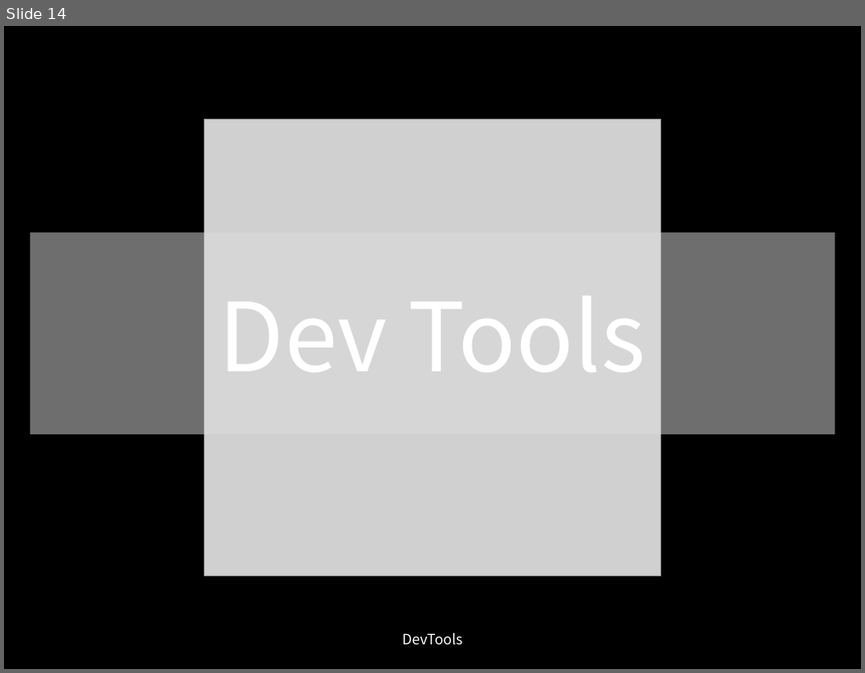
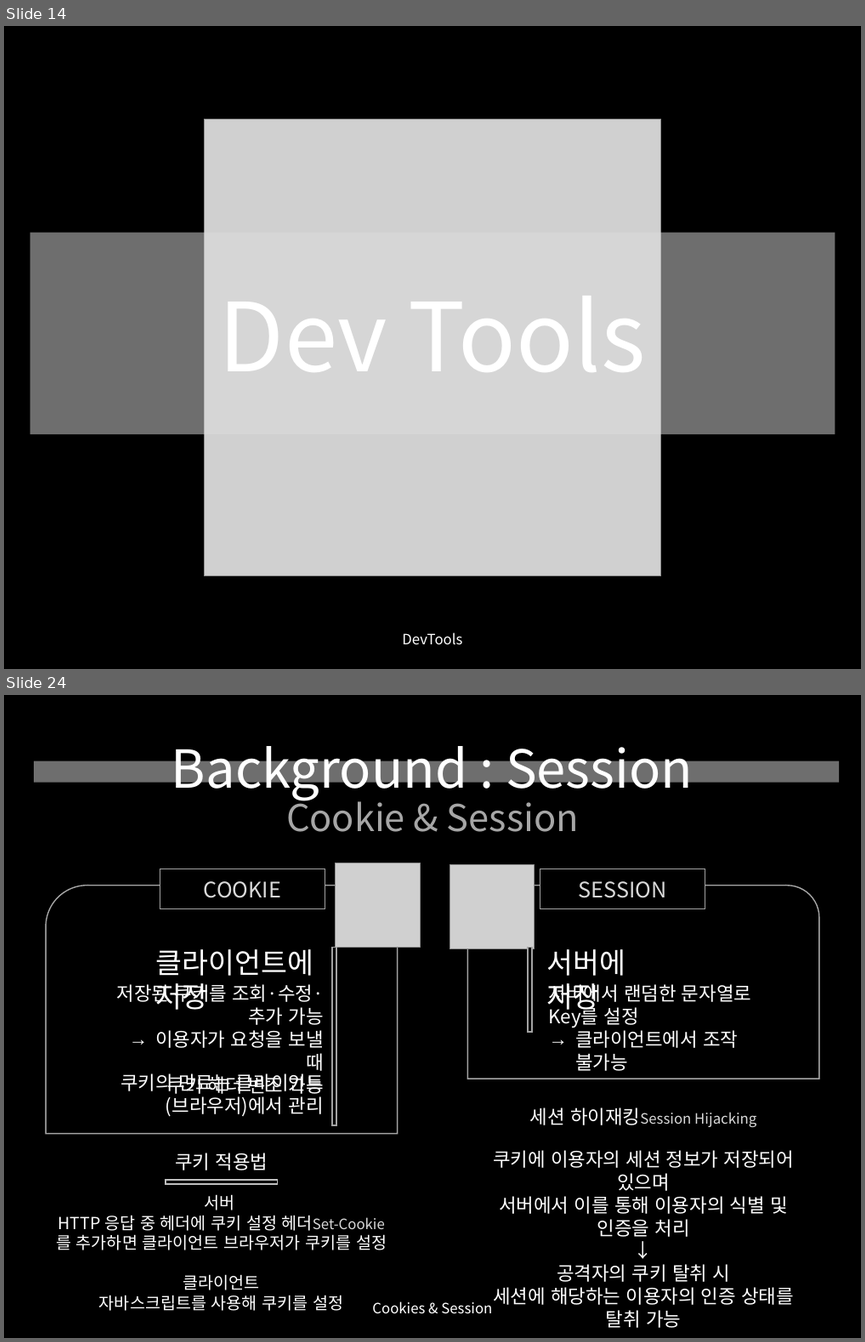
Before and after one commit to yusooo/Hacking, a slide deck: 웹해킹 정리.pptx. Shown one above the other, each under a label of ours: slide 14 before the commit, slides 14 and 24 after it; the slides between them are not shown. The pictures are 865x673 and 865x1342 pixels, drawn with LibreOffice and Linux fonts; fonts in the diff are those of the drawing; grey boxes stand for pictures. Boxes give left, top, right and bottom in pixels: in the first picture for what was removed or moved away, otherwise in the second. Text is boxed around its words. In the diff, an @@ line names an element or a change of style, - is before the commit and + after.

Commit message:
수정_3

```diff
--- a/웹해킹 정리.pptx
+++ b/웹해킹 정리.pptx
@@ slide 24 added at [4, 695, 861, 1338], background #000000 @@
@@ rectangle added at [34, 761, 839, 783], fill #DDDDDD at 50% opacity @@
@@ title added at [171, 746, 692, 832], 44 pt, text #FFFFFF @@
+Background : Session
+Cookie & Session
@@ rectangle added at [160, 869, 324, 909], fill #000000, outline #A3A3A3 1 pt, 18 pt, text #D9D9D9 @@
+COOKIE
@@ picture added at [336, 863, 420, 947] @@
@@ ellipse added at [336, 863, 421, 947], fill #000000 @@
@@ ellipse added at [444, 863, 529, 947], fill #000000 @@
@@ picture added at [449, 865, 534, 949] @@
@@ rectangle added at [540, 869, 705, 909], fill #000000, outline #A3A3A3 1 pt, 18 pt, text #D9D9D9 @@
+SESSION
@@ snip round rect added at [46, 885, 398, 1134], fill #000000, outline #A6A6A6 1 pt @@
@@ snip round rect added at [467, 885, 819, 1079], fill #000000, outline #A6A6A6 1 pt @@
@@ text added at [156, 949, 313, 1009], 24 pt, text #FFFFFF @@
+클라이언트에 저장
@@ rectangle added at [332, 947, 336, 1125], fill #000000, outline #A3A3A3 1 pt @@
@@ rectangle added at [528, 947, 532, 1032], fill #000000, outline #A3A3A3 1 pt @@
@@ text added at [547, 949, 626, 1015], 24 pt, text #FFFFFF @@
+서버에 저장
@@ text added at [117, 983, 324, 1094], 16 pt, text #FFFFFF @@
+저장된 쿠키를 조회·수정·추가 가능
+→ 이용자가 요청을 보낼 때
+쿠키 헤더 변조 가능
@@ text added at [549, 983, 751, 1071], 16 pt, text #FFFFFF @@
+서버에서 랜덤한 문자열로 Key를 설정
+→ 클라이언트에서 조작 불가능
@@ text added at [120, 1073, 324, 1117], 16 pt, text #FFFFFF @@
+쿠키의 만료는 클라이언트(브라우저)에서 관리
@@ text added at [493, 1107, 794, 1327], 16 pt, text #FFFFFF @@
+세션 하이재킹Session Hijacking
+쿠키에 이용자의 세션 정보가 저장되어 있으며
+서버에서 이를 통해 이용자의 식별 및 인증을 처리
+↓
+공격자의 쿠키 탈취 시
+세션에 해당하는 이용자의 인증 상태를 탈취 가능
@@ text added at [58, 1194, 386, 1310], 14 pt, text #FFFFFF @@
+쿠키 적용법
+서버
+HTTP 응답 중 헤더에 쿠키 설정 헤더Set-Cookie를 추가하면 클라이언트 브라우저가 쿠키를 설정
+클라이언트
+자바스크립트를 사용해 쿠키를 설정
@@ rectangle added at [166, 1179, 278, 1184], fill #000000, outline #BFBFBF 1 pt @@
@@ text added at [372, 1301, 492, 1314], 12 pt, text #FFFFFF @@
+Cookies & Session
```
Also in this commit, not shown: 2 slides changed, 11 other slides added.
